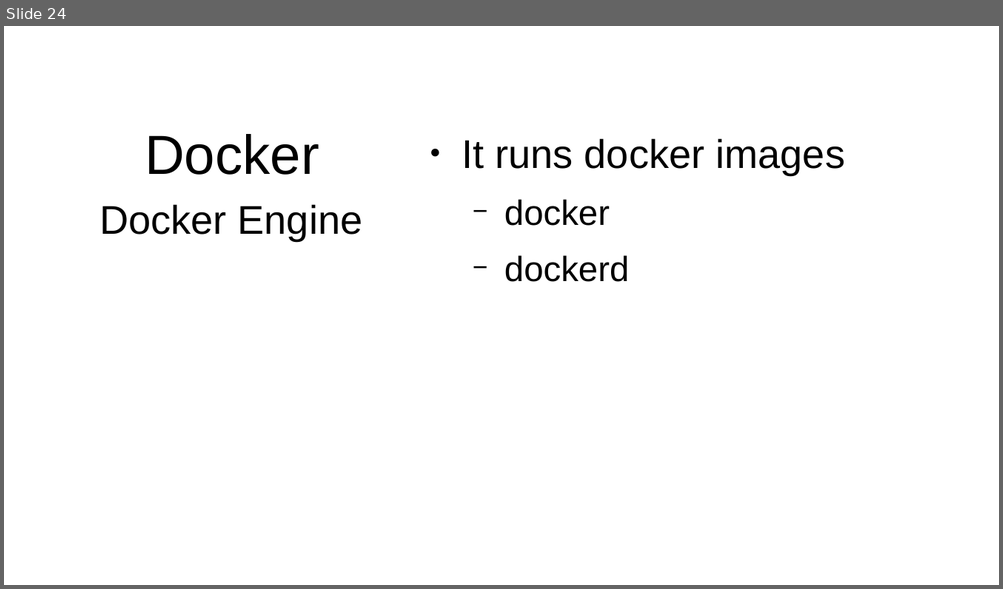
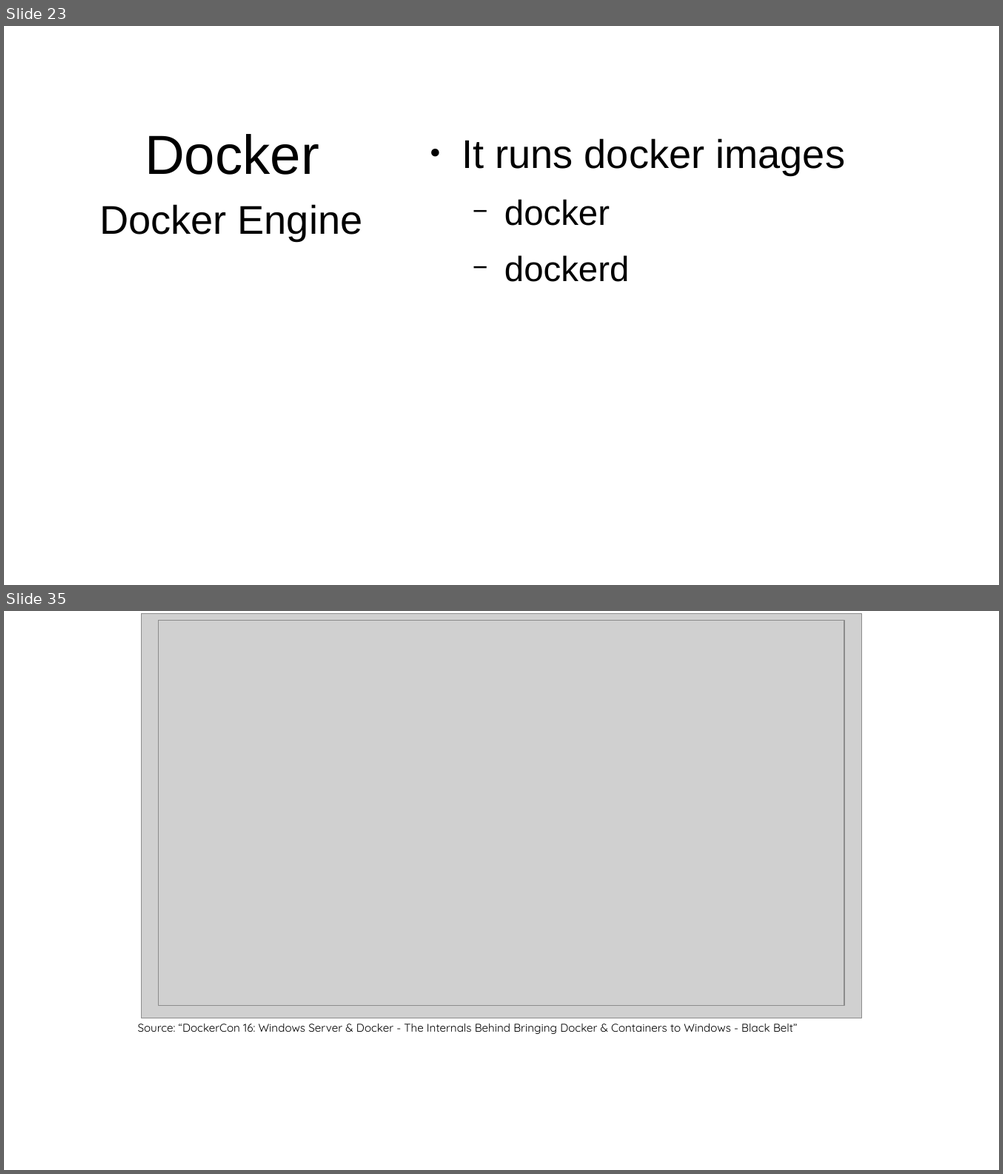
Before and after one commit to JasonvanBrackel/ContainYourEnthusiasm, a slide deck: Contain Your Enthusiasm 2018.2.odp. Shown one above the other, each under a label of ours: slide 24 before the commit, slides 23 and 35 after it; the slides between them are not shown. The pictures are 1003x589 and 1003x1174 pixels, drawn with LibreOffice and Linux fonts; fonts in the diff are those of the drawing; grey boxes stand for pictures; background and template pictures are left out. Boxes give left, top, right and bottom in pixels: in the first picture for what was removed or moved away, otherwise in the second. Text is boxed around its words. In the diff, an @@ line names an element or a change of style, - is before the commit and + after.

Commit message:
(WIP) finished first pass Docker information

```diff
--- a/Contain Your Enthusiasm 2018.2.odp
+++ b/Contain Your Enthusiasm 2018.2.odp
@@ slide 35 added at (4, 611, 999, 1170), background #FFFFFF @@
@@ picture added at (141, 614, 862, 1019) @@
@@ picture added at (159, 620, 844, 1005) @@
@@ text added at (138, 1024, 797, 1034), 9 pt, text #000000 @@
+Source: “DockerCon 16: Windows Server & Docker - The Internals Behind Bringing Docker & Containers to Windows - Black Belt”
@@ what was slide 24 is now slide 23 @@
```
Also in this commit, not shown: 2 slides changed, 55 other slides added, 1 slide removed.
